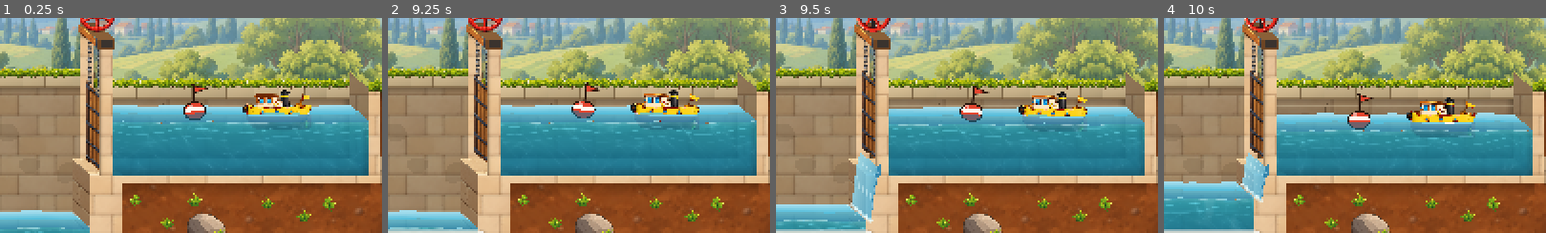
Above: before the commit, frames 1-4 (left to right).
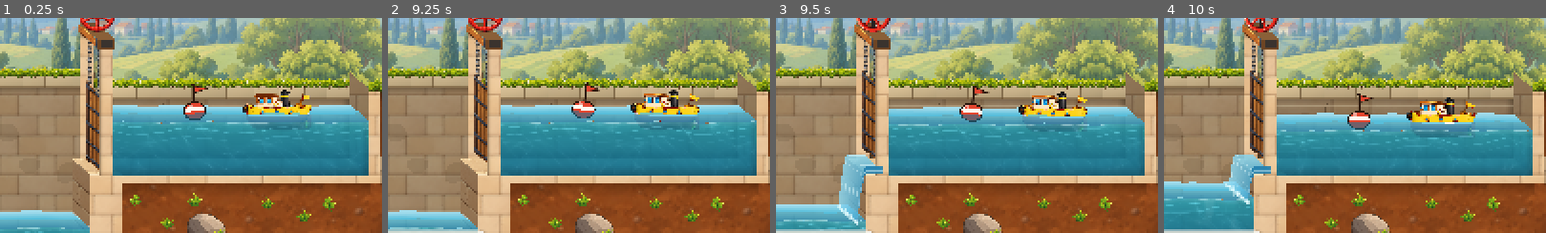
Above: after the commit, the same moments.

Repository: VincentDebaty/station
Game: Godot game, scene res://principal.tscn
The game is run twice, just before and just after one commit, with the same random seed, the same clock (stepped at 60 frames per second) and the same inputs.
Inputs (mouse positions are % of the whole screen's width and height, from its top left):
- Up to frame 1 (0.25 s): no input
- Up to frame 2 (9.25 s): click (95, 92) at 0.5 s; click (5, 92) at 1.25 s; click "Valeurs de départ" at 2 s; click (95, 92) at 2.75 s; click (5, 92) at 3.52 s; click (95, 92) at 4.25 s; click (5, 92) at 5 s; click "Valeurs de départ" at 5.75 s; click "Valeurs de départ" at 6.5 s; move the mouse to (72, 45) at 7.27 s; click (72, 45) at 7.42 s; move the mouse to (30, 55) at 8.02 s; click (30, 55) at 8.17 s; move the mouse to (60, 28) at 8.77 s; click (60, 28) at 8.92 s
- Up to frame 3 (9.5 s): no input
- Up to frame 4 (10 s): move the mouse to (45, 70) at 9.52 s; click (45, 70) at 9.67 s
The pictures show only the part of the screen within x 44-94%, y 19-69%; the shares and areas given below are measured in that part.

Frames 1-2 are identical in both runs. In frame 3, 2.4% of the frame differs, in the area x 15-28%, y 62-97%; in frame 4, 1.6%.

Commit message:
La cascade glisse sur le seuil et tombe du bord du bloc, au lieu de partir du milieu de la porte
Vincent : « la cascade est décalée ». La nappe partait du milieu de la porte,
là où se tient le vantail. Mais en vue oblique, sous le vantail, c'est le
dessus du bloc du seuil, et le bord du bloc est une demi-épaisseur de mur plus
loin. La nappe pendait donc devant la face du bloc. L'eau sort maintenant sous
le vantail, glisse à plat sur le dessus du bloc, et tombe de son bord dans le
bassin d'en bas. La lame est un peu plus mince (0,55 à 0,8 de la fente au lieu
de 0,8 à 1,1).

Filmé sur le 1-2, en remplissant le sas.

Co-Authored-By: Claude Opus 5.5 <noreply@anthropic.com>

Diff:
--- a/prototypes/ecluses-godot/canal.gd
+++ b/prototypes/ecluses-godot/canal.gd
@@ -1135,8 +1135,14 @@
 	jt.fente = po.fente()
 	# la fente : sous le vantail (au milieu de la porte en oblique, contre sa
 	# face côté bas de profil)
+	# L'eau sort sous la porte, glisse sur le dessus du bloc du seuil, et tombe
+	# de son BORD dans le bassin d'en bas — partie du milieu de la porte, la
+	# nappe tombait devant la face du bloc (Vincent : « la cascade est
+	# décalée »).
 	var x := X(gl[i][0] + gl[i][1]) * 0.5 if D != Vector2.ZERO else (X(gl[i][1]) - 9.0 if sens > 0 else X(gl[i][0]) + 9.0)
-	jt.origine = Vector2(x + sens * 4.0, po.y_seuil - jt.fente * 0.5)
+	var bord_x := X(gl[i][1]) if sens > 0 else X(gl[i][0])
+	jt.depart_x = x
+	jt.origine = Vector2(bord_x, po.y_seuil - maxf(jt.fente, 4.0) * 0.4)
 	jt.surface_bas = eaux[l].hauteur_a(x + sens * 60.0)
 	jt.fond_bas = eaux[l].fond_y
 	if jt.force <= 0.03: return
--- a/prototypes/ecluses-godot/jet.gd
+++ b/prototypes/ecluses-godot/jet.gd
@@ -22,6 +22,7 @@
 var fente := 10.0               # la hauteur de la fente, en pixels
 var surface_bas := 0.0          # y de la surface d'en bas, sous le jet
 var fond_bas := 0.0             # y du fond d'en bas
+var depart_x := 0.0             # sous la porte : l'eau glisse de là jusqu'au bord du bloc
 var profondeur := Vector2.ZERO  # la largeur du canal en vue oblique (le D du canal)
 var _t := 0.0
 var _point_chute := Vector2.ZERO
@@ -93,6 +94,9 @@
 	var vx := (14.0 + 34.0 * force) * sens
 	var g := 900.0
 	var pts := PackedVector2Array()
+	# d'abord à plat, de sous la porte jusqu'au bord du bloc
+	if absf(origine.x - depart_x) > 2.0:
+		pts.append(Vector2(depart_x, origine.y))
 	var t := 0.0
 	var p := origine
 	while true:
@@ -102,7 +106,7 @@
 		t += 0.02
 	_point_chute = p
 	if pts.size() < 2: return
-	var ep := maxf(fente, 4.0) * (0.8 + 0.3 * force)
+	var ep := maxf(fente, 4.0) * (0.55 + 0.25 * force)
 	var D := profondeur
 	if D == Vector2.ZERO:
 		# de profil, pas de largeur à montrer : un simple ruban
